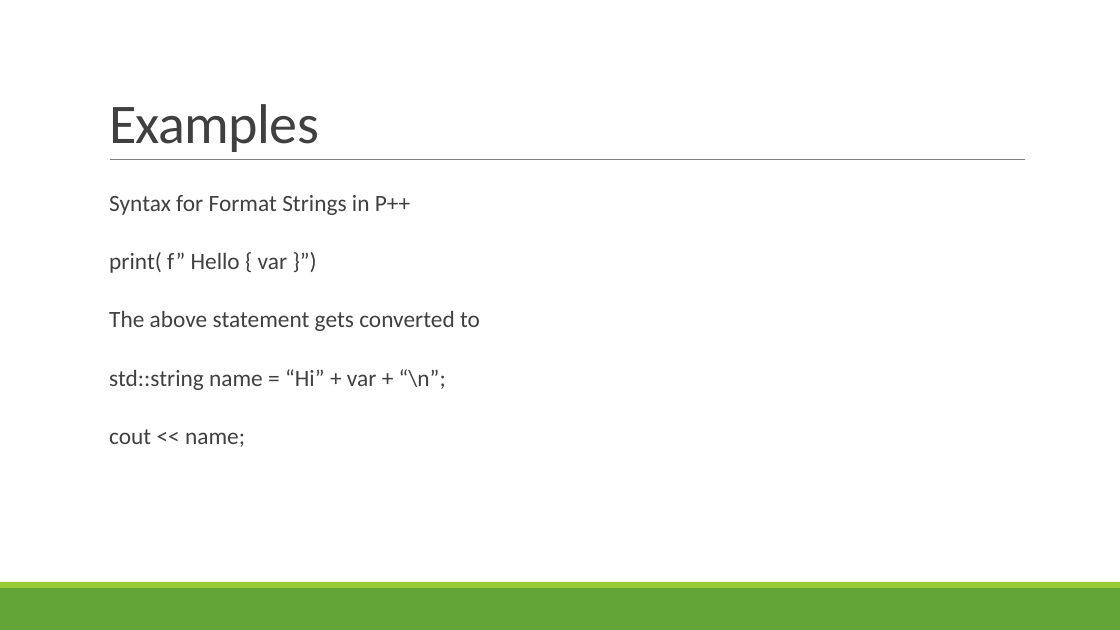
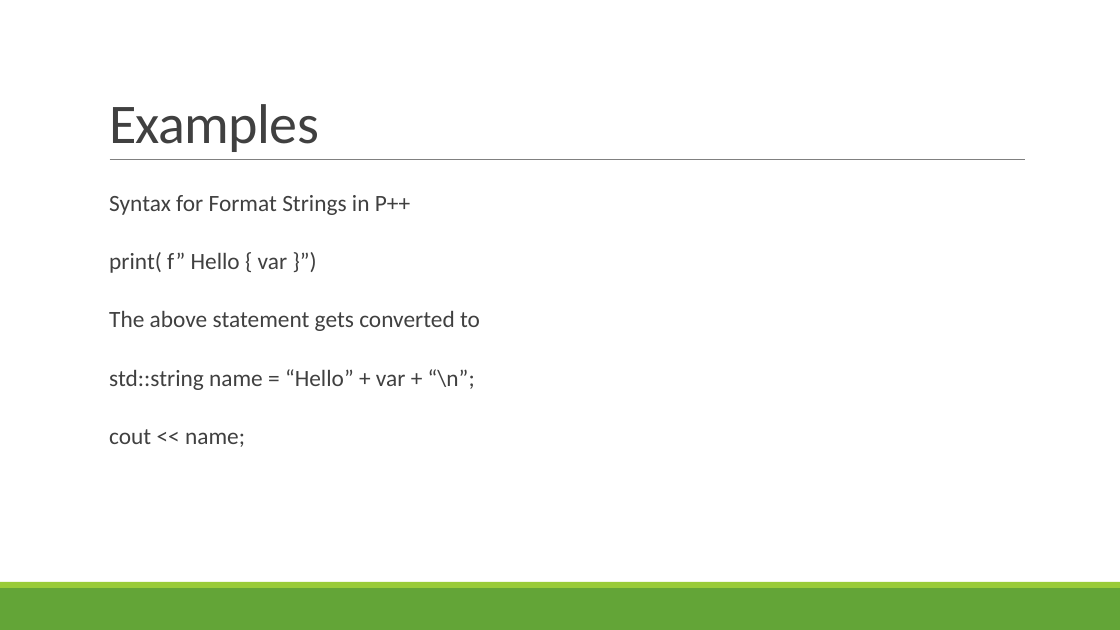
Before and after one commit to flo100500/p-, a slide deck: slide 7 of P++.pptx (slide 6 before the commit). Drawn at 1120x630 pixels with LibreOffice and Linux fonts; fonts in the diff are those of the drawing. Boxes give left, top, right and bottom in pixels: in the first picture for what was removed or moved away, otherwise in the second. Text is boxed around its words. In the diff, an @@ line names an element or a change of style, - is before the commit and + after.

```diff
--- a/P++.pptx
+++ b/P++.pptx
@@ text at box(109, 369, 475, 390): text changed @@
-  std::string name = “Hi” + var + “\n”;
+  std::string name = “Hello” + var + “\n”;
```
Also in this commit, not shown: 5 other slides changed, 1 slide added.
